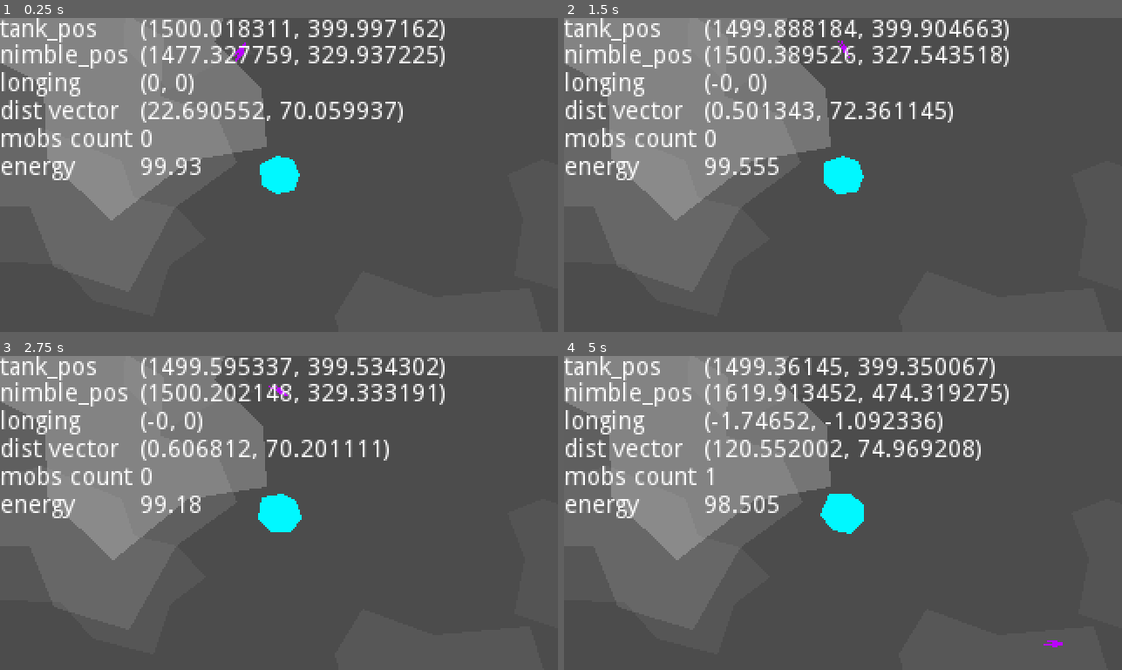
Above: before the commit, frames 1-4 (two rows, left to right).
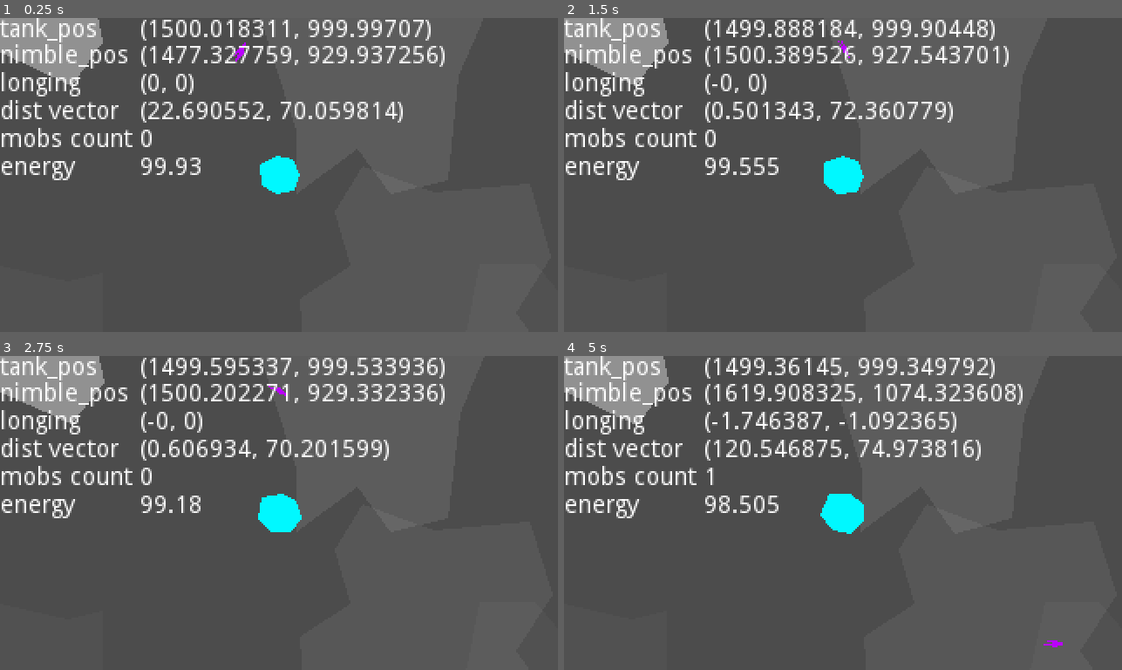
Above: after the commit, the same moments.

Repository: weresharks/krak-jam-2022
Game: Godot game, scene res://Main.tscn
Two runs of this game, one before a commit and one after it. Both use one fixed random seed, a clock stepped at 60 frames per second and the inputs below.
Inputs:
- Up to frame 1 (0.25 s): no input
- Up to frame 2 (1.5 s): hold D (nimble_right) 0.53-1.28 s; hold S (nimble_back) from 1.28 s (still down)
- Up to frame 3 (2.75 s): release S (nimble_back) at 2.03 s; hold D (nimble_right) from 2.03 s (still down)
- Up to frame 4 (5 s): release D (nimble_right) at 2.78 s; hold W (nimble_forward) 2.78-3.53 s; hold A (nimble_left) from 3.53 s (still down)

The runs differ from the first frame. In frame 1, 23% of the frame differs, in the area x 0-80%, y 0-88%; in frame 2, 23%; in frame 3, 24%; in frame 4, 25%, in the area x 0-83%, y 0-88%.

Commit message:
add a mock of the boundary

Diff:
--- a/game/Main.gd
+++ b/game/Main.gd
@@ -19,7 +19,7 @@
 
 var good_mob_probability: float = 0.2
 
-export var scene_size: Vector2 = Vector2(3000, 800)
+export var scene_size: Vector2 = Vector2(3000, 2000)
 
 export var show_debug = true
 
--- a/game/Main.tscn
+++ b/game/Main.tscn
@@ -28,4 +28,34 @@
 [node name="MobTimer" type="Timer" parent="."]
 wait_time = 3.0
 
+[node name="Enclosure" type="Node2D" parent="."]
+z_index = 10
+
+[node name="Polygon2D" type="Polygon2D" parent="Enclosure"]
+position = Vector2( 160.667, -49 )
+scale = Vector2( 1.34701, 1 )
+color = Color( 0, 0, 0, 1 )
+polygon = PoolVector2Array( -463, -65, -327, 8, -266, 81, -200, 78, -168, 40, -66, 21, 13, -8, 175, 8, 232, 21, 442, 30, 486, 1, 715, -8, 835, 11, 972, 17, 1248, 1, 1283, 27, 1337, 30, 1362, 30, 1499, 36, 1648, 1, 1715, 21, 1784, 30, 1994, 17, 2007, 24, 2165, 46, 2315, 14, 2283, -122, 2150, -199, 2146, -199, 1965, -430, 1677, -446, 1226, -484, 892, -449, 556, -408, 207, -395, -406, -259 )
+
+[node name="Polygon2D2" type="Polygon2D" parent="Enclosure"]
+position = Vector2( 3067, -546 )
+rotation = 1.57079
+scale = Vector2( 1.34701, 1 )
+color = Color( 0, 0, 0, 1 )
+polygon = PoolVector2Array( -463, -65, -327, 8, -266, 81, -200, 78, -168, 40, -66, 21, 13, -8, 175, 8, 232, 21, 442, 30, 486, 1, 715, -8, 835, 11, 972, 17, 1248, 1, 1283, 27, 1337, 30, 1362, 30, 1499, 36, 1648, 1, 1715, 21, 1784, 30, 1994, 17, 2007, 24, 2165, 46, 2315, 14, 2283, -122, 2150, -199, 2146, -199, 1965, -430, 1677, -446, 1226, -484, 892, -449, 556, -408, 207, -395, -406, -259 )
+
+[node name="Polygon2D3" type="Polygon2D" parent="Enclosure"]
+position = Vector2( 2641, 2040 )
+rotation = 3.14159
+scale = Vector2( 1.34701, 1 )
+color = Color( 0, 0, 0, 1 )
+polygon = PoolVector2Array( -463, -65, -327, 8, -266, 81, -200, 78, -168, 40, -66, 21, 13, -8, 175, 8, 232, 21, 442, 30, 486, 1, 715, -8, 835, 11, 972, 17, 1248, 1, 1283, 27, 1337, 30, 1362, 30, 1499, 36, 1648, 1, 1715, 21, 1784, 30, 1994, 17, 2007, 24, 2165, 46, 2315, 14, 2283, -122, 2150, -199, 2146, -199, 1965, -430, 1677, -446, 1226, -484, 892, -449, 556, -408, 207, -395, -406, -259 )
+
+[node name="Polygon2D4" type="Polygon2D" parent="Enclosure"]
+position = Vector2( -68, 2420 )
+rotation = -1.57079
+scale = Vector2( 1.34701, 1 )
+color = Color( 0, 0, 0, 1 )
+polygon = PoolVector2Array( -463, -65, -327, 8, -266, 81, -200, 78, -168, 40, -66, 21, 13, -8, 175, 8, 232, 21, 442, 30, 486, 1, 715, -8, 835, 11, 972, 17, 1248, 1, 1283, 27, 1337, 30, 1362, 30, 1499, 36, 1648, 1, 1715, 21, 1784, 30, 1994, 17, 2007, 24, 2165, 46, 2315, 14, 2283, -122, 2150, -199, 2146, -199, 1965, -430, 1677, -446, 1226, -484, 892, -449, 556, -408, 207, -395, -406, -259 )
+
 [connection signal="timeout" from="MobTimer" to="." method="_on_MobTimer_timeout"]
